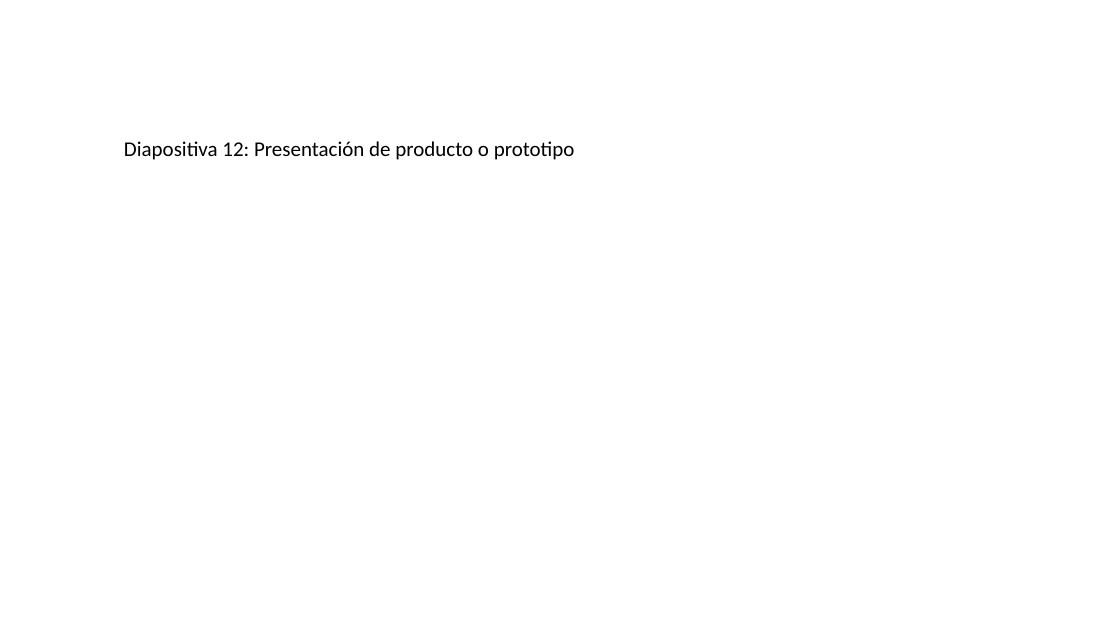
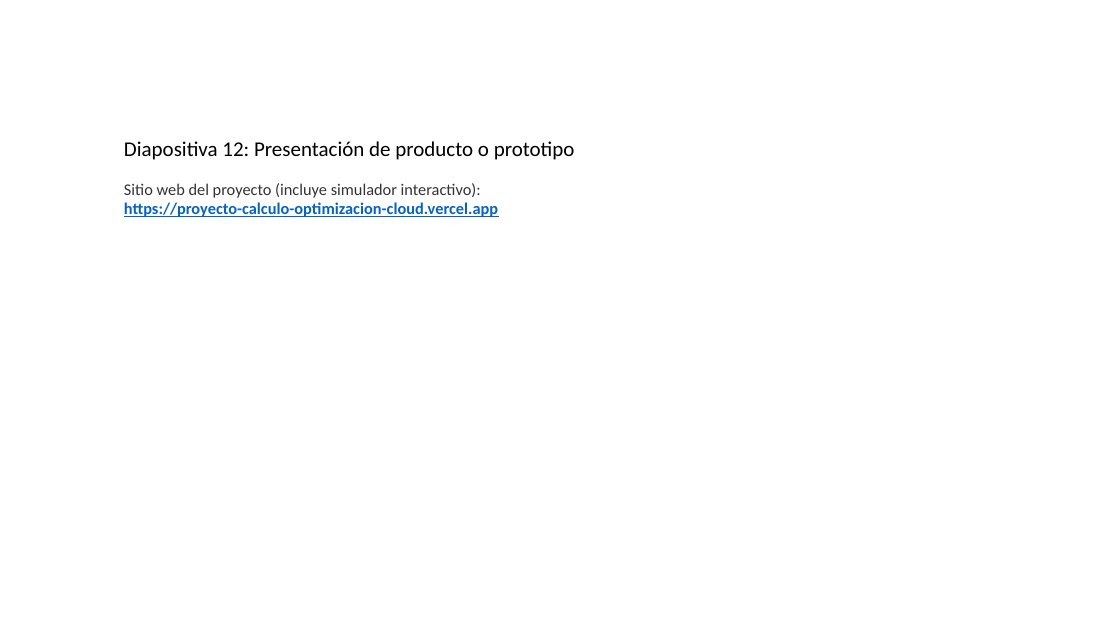
Before and after one commit to acarrascov/proyecto-calculo-optimizacion-cloud, a slide deck: slide 12 of Presentación Proyecto.pptx. Drawn at 1120x630 pixels with LibreOffice and Linux fonts; fonts in the diff are those of the drawing. Boxes give left, top, right and bottom in pixels: in the first picture for what was removed or moved away, otherwise in the second. Text is boxed around its words. In the diff, an @@ line names an element or a change of style, - is before the commit and + after.

Commit message:
Agregar link del sitio en video (intro/simulador/conclusion + pie) y en diapositiva de producto del PPT

```diff
--- a/Presentación Proyecto.pptx
+++ b/Presentación Proyecto.pptx
@@ text added at <box>124,183,498,217</box>, 14 pt, text #0563C1, bold, underline @@
+Sitio web del proyecto (incluye simulador interactivo): https://proyecto-calculo-optimizacion-cloud.vercel.app
```
Also in this commit, not shown: 2 other files.
